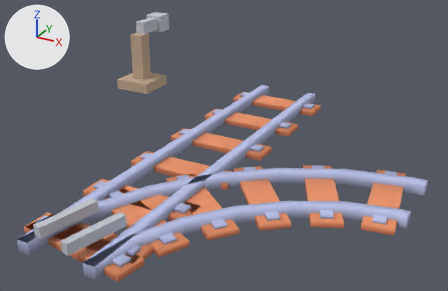
What one commit did to the glTF model public/assets/train-kit/switch.glb.
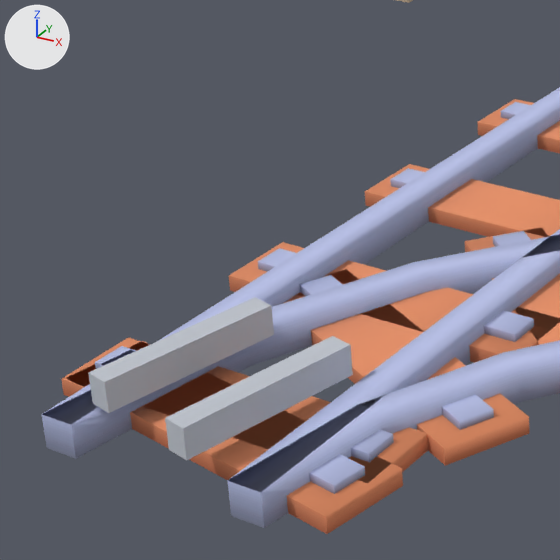
There are two pictures of each version: one whole from a 50 mm camera at (2.75, -6.6, 1.48) aimed at (0.22, -2.0, -0.82), one close up on the part from 0% to 45% of the width and 32% to 100% of the height. The axes (+X, +Y, +Z) are drawn at upper left. The lights are the same throughout. The last two pictures show the newer version. Where no turn or scale is listed for an object, it has been applied to the vertices.

Objects in the first close-up: 'switch_blade_-1', 'switch_blade_1', 'switch_diverge', 'switch_through'.
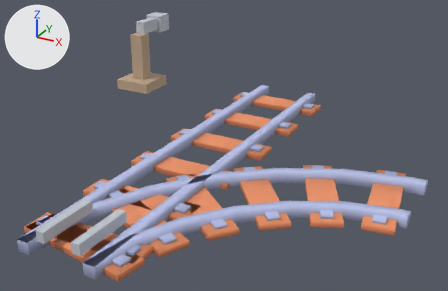
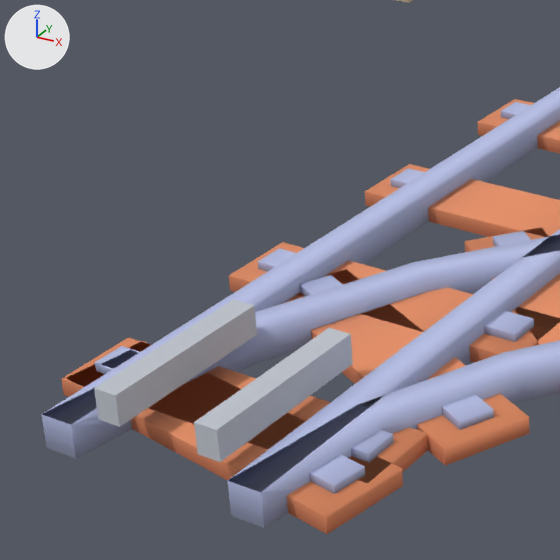
ob_switch_blades is not drawn itself; it is the parent of ob_switch_blade_1, ob_switch_blade__1.

Boxes [x1, y1, x2, y2] around the edits, measured in the close-ups (560 x 560 px):
'switch_blade_1', turned
    before: [165, 336, 353, 460]
    after: [194, 328, 353, 462]
'switch_blade_-1', turned
    before: [88, 297, 274, 413]
    after: [94, 299, 257, 427]

The change, as a diff of the scene's bpy script:
```diff
--- a/public/assets/train-kit/switch.glb.py
+++ b/public/assets/train-kit/switch.glb.py
@@ ob_switch_blades @@
 ob_switch_blades.location = (0.0, -3.62, -0.95)
-ob_switch_blades.rotation_euler = (0.0, 0.0, -0.21)  # degrees (0, 0, -12)
```
